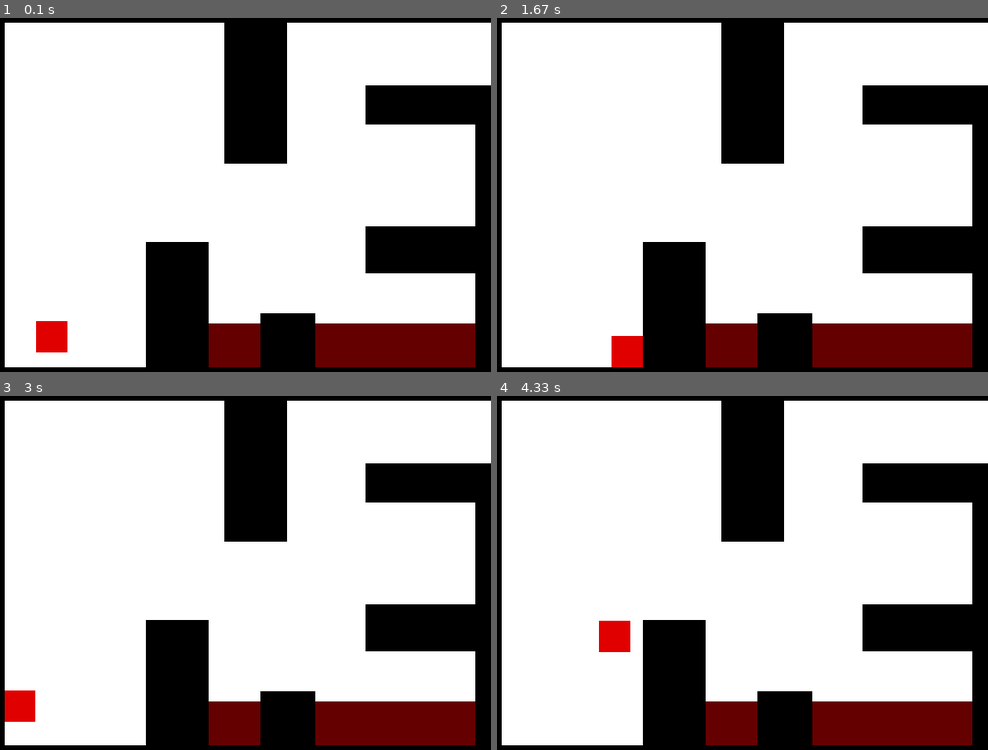
Above: before the commit, frames 1-4 (two rows, left to right).
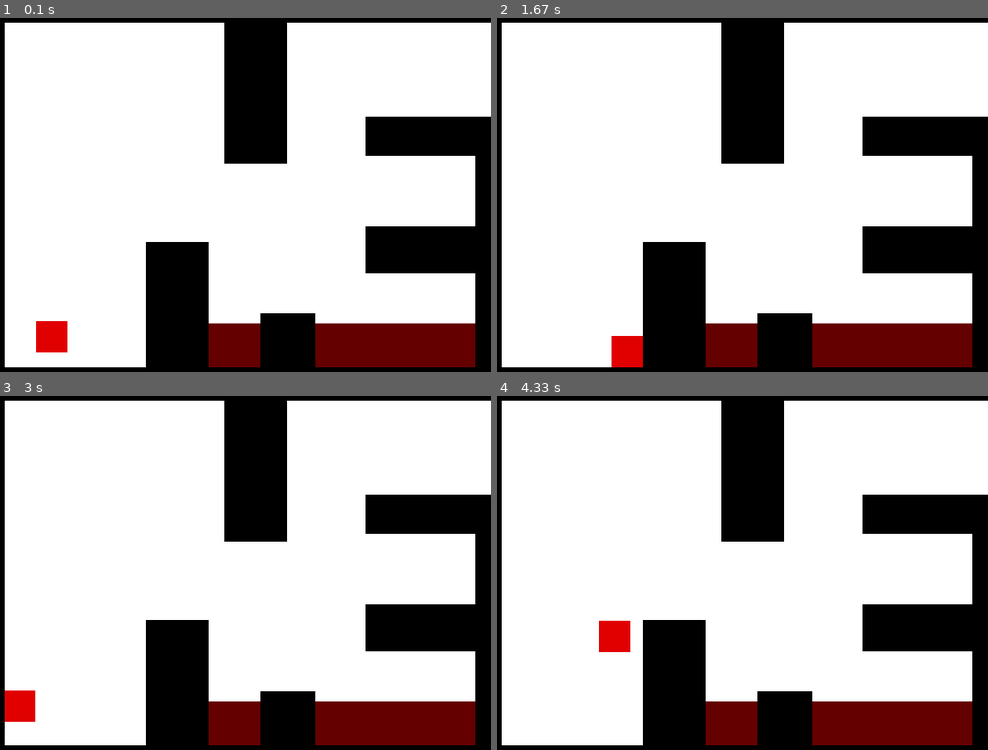
Above: after the commit, the same moments.

Repository: Teedu/Warehouse_Getaway
Game: pygame game, started from Pygame_basic.py
Same seed, same stepped clock (60 frames per second), same inputs: the game is played once before the commit and once after it.
Inputs (mouse positions are in pixels of both pictures, inside the frame that each line leads up to):
- Up to frame 1 (0.1 s): no input
- Up to frame 2 (1.67 s): hold R 0.33-0.8 s; hold D 0.33-0.8 s; move the mouse to (717, 212) at 0.37 s; tap Space at 0.83 s; hold D 1.17-1.63 s; move the mouse to (737, 219) at 1.2 s
- Up to frame 3 (3 s): hold W 1.67-1.97 s; move the mouse to (289, 654) at 1.7 s; tap Space at 1.73, 2.07, 2.37, 2.57, 2.87 s; hold D 2-2.47 s; move the mouse to (83, 661) at 2.03 s; hold A from 2.5 s (still down); move the mouse to (422, 703) at 2.53 s
- Up to frame 4 (4.33 s): release A at 3.03 s; hold S 3.07-3.37 s; move the mouse to (605, 434) at 3.1 s; tap Space at 3.13, 3.47, 3.77, 3.9, 4.3 s; hold A 3.4-3.8 s; move the mouse to (619, 498) at 3.43 s; hold W 3.83-4.2 s; move the mouse to (713, 668) at 3.87 s; hold D from 4.23 s (still down); move the mouse to (737, 619) at 4.27 s

The runs differ from the first frame. In frame 1, 4.2% of the frame differs, in the area x 74-100%, y 19-39%; in frame 2, 4.2%; in frame 3, 4.2%; in frame 4, 4.2%.

Commit message:
Update Pygame_basic.py

Diff:
--- a/Pygame_basic.py
+++ b/Pygame_basic.py
@@ -3,7 +3,9 @@
 sw=640
 sh=480
 
-map = [[[('player',80,400,(225,0,0)),('wall',0,0,20,480),('wall',0,0,640,20),('wall',0,460,640,20),('wall',620,100,20,400),('wall',480,100,200,50),('wall',480,280,280,60),('wall',300,0,80,200),('wall',200,300,80,300),('wall',346,391,70,100),('lose area',280,404,350,100)],[('wall',0,0,640,20),('wall',0,100,20,400),('wall',0,100,100,50),('wall',620,0,20,100),('wall',520,150,100,50),('wall',620,150,20,500)]],
+map = [[[('player',80,400,(225,0,0)),('wall',0,0,20,480),('wall',0,0,640,20),('wall',0,460,640,20),('wall',620,140,20,400),('wall',480,140,200,50),('wall',480,280,280,60),('wall',300,0,80,200),('wall',200,300,80,300),('wall',346,391,70,100),('lose area',280,404,350,100)],
+        [('wall',0,0,640,20),('wall',0,140,20,400),('wall',0,140,150,50),('wall',620,0,20,100),('wall',520,150,100,50),('wall',620,150,20,500),('wall',0,460,280,20),('wall',340,460,300,20),('wall',400,300,240,50),('lose area',0,400,280,60),('lose area',340,400,280,60)],
+        [('wall',0,0,20,100),('wall',0,0,640,20),('wall',620,0,20,400),('wall',0,460,680,20),('wall',0,150,20,330),('wall',20,240,80,220),('wall',100,320,80,140),('wall',180,400,80,60)]],
        [[('wall',0,0,400,20),('wall',0,0,20,480),('wall',0,460,640,20)],[]]
        ]
 
@@ -239,7 +241,7 @@
     elif name == 'drones':
         for i in map[y][x]:
             if i[0] == 'drone':
-                ls.append(person(i[1],i[2],i[3],i[4],i[5]))
+                ls.append(person(i[1],i[2],i[3],True,i[4]))
         return ls
 
 player=set_room('player')
@@ -270,6 +272,14 @@
                 player.move_bol[3]=True
             if e.key == pygame.K_SPACE:
                 player.move_bol[4]=True
+            if e.key == pygame.K_r:
+                x=0
+                y=0
+                walls =set_room('walls')
+                areas =set_room('areas')
+                people=set_room('drones')
+                people.append(player)
+                player.__init__(80,400,(225,0,0))
         elif e.type == pygame.KEYUP:
             if e.key == pygame.K_w:
                 player.move_bol[1]=False
